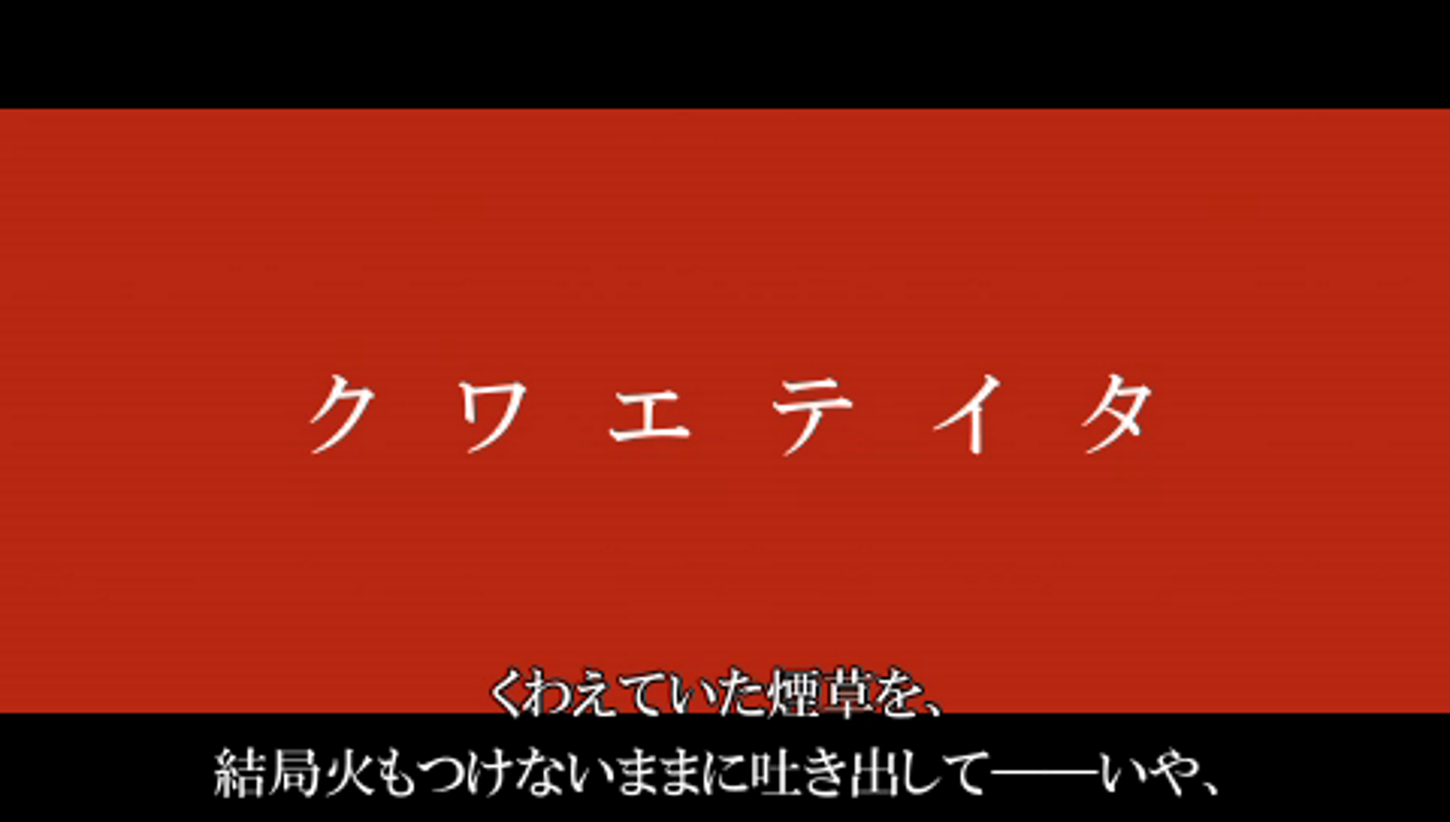
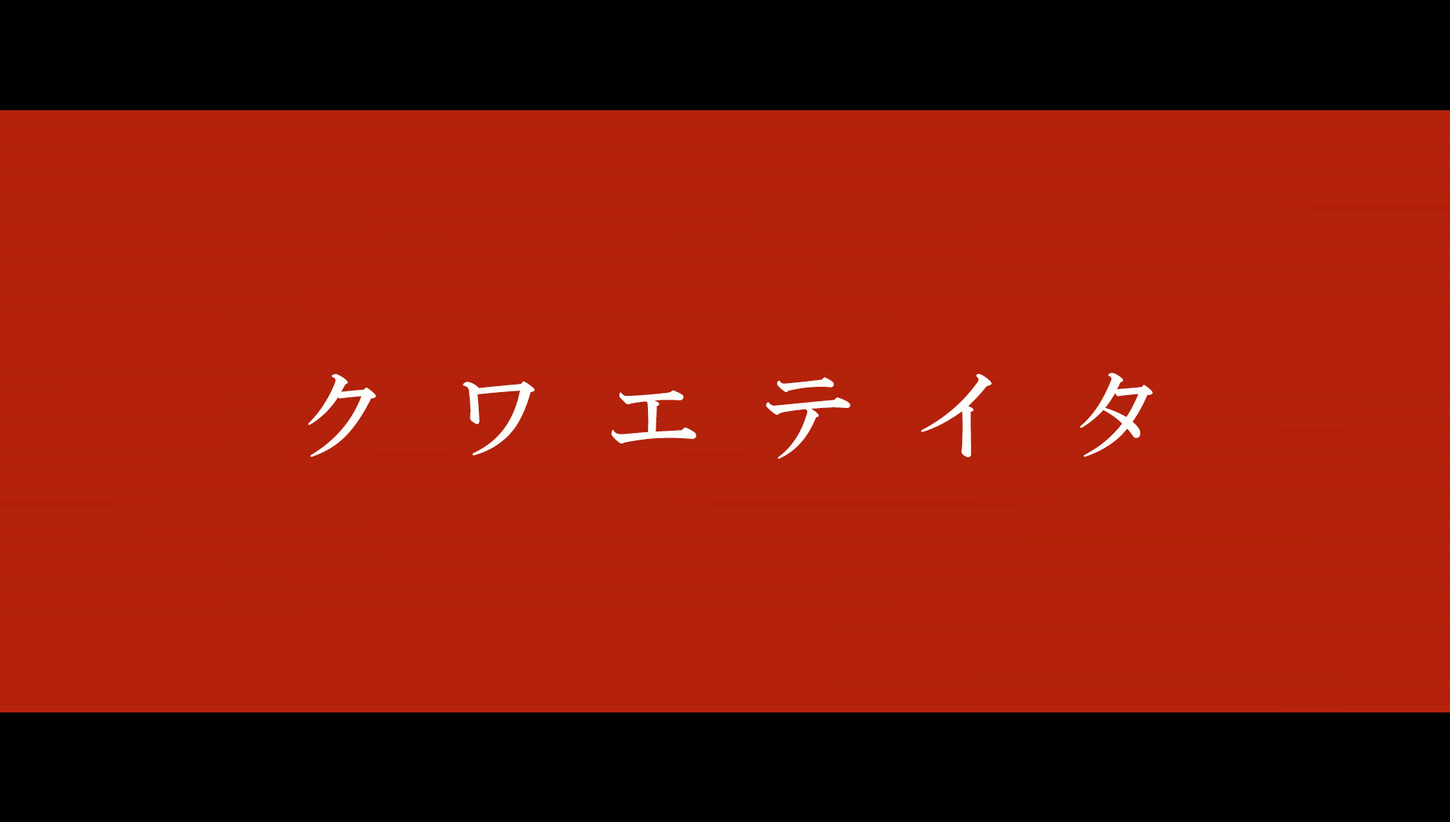
The second 1450px x 822px image is a revision of the first. Changes to its layers:
added layer "クワエテイタ" above "Layer 2" over [308, 372, 1154, 459]
showed "Layer 2" over [0, 107, 1450, 799]
